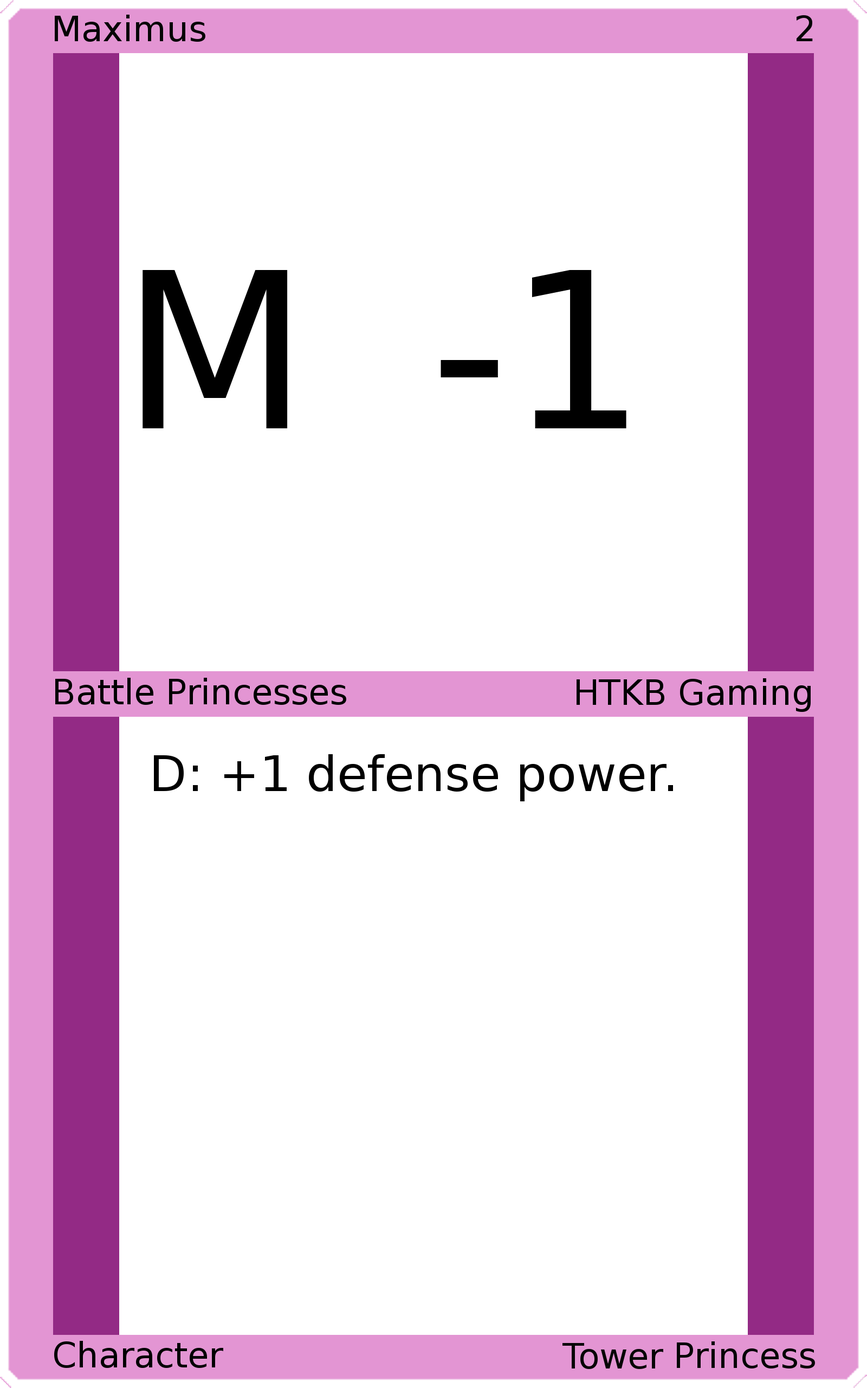
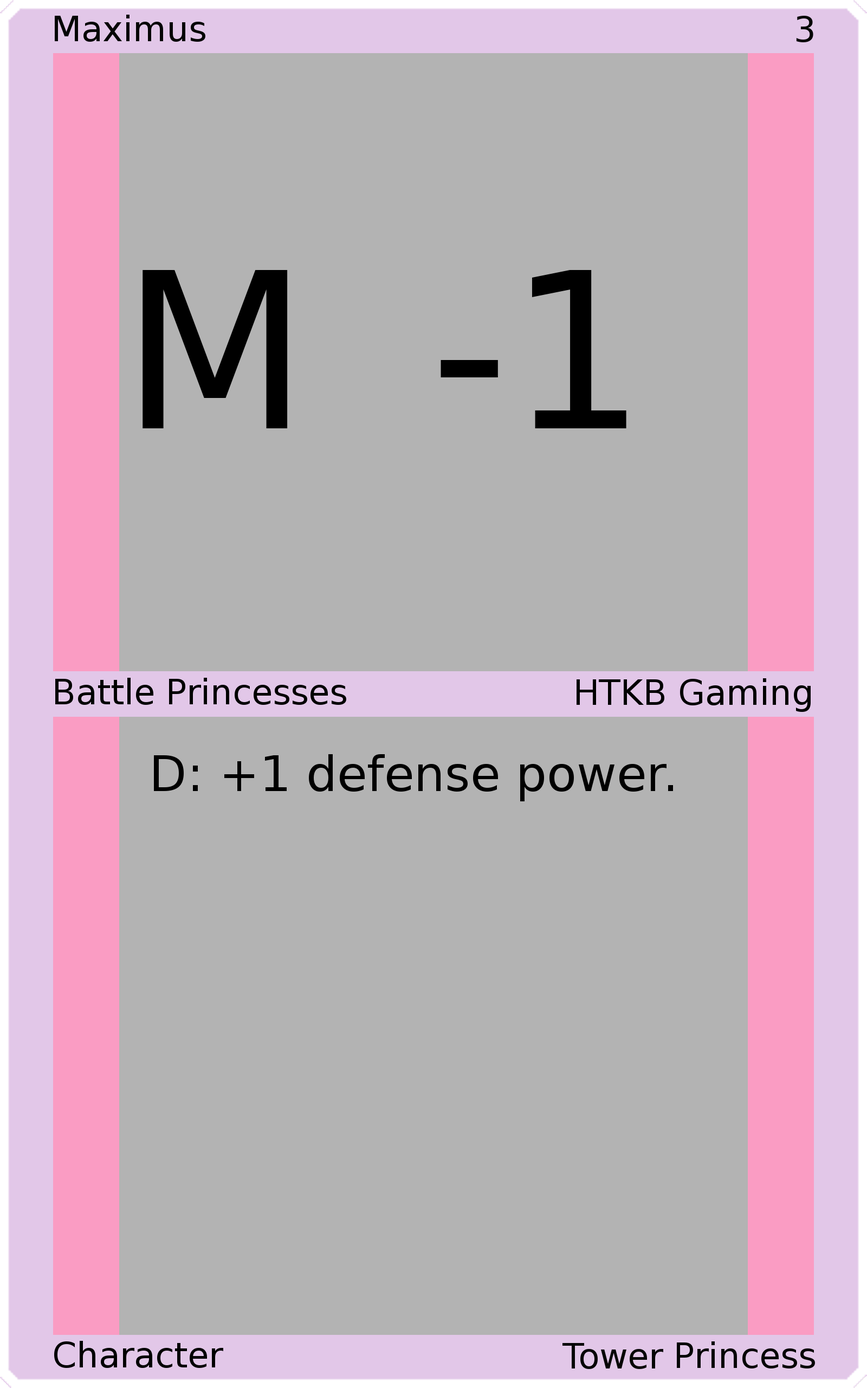
Two versions of the same layered image (867×1388). Layer-by-layer changes:
painted on "Upper Right" over 796, 15, 814, 43
painted on "Border" over 0, 0, 867, 1388
painted on "Top Background" over 119, 52, 748, 673
painted on "Bottom Background" over 119, 715, 748, 1336
painted on "Background" over 35, 35, 832, 1352
